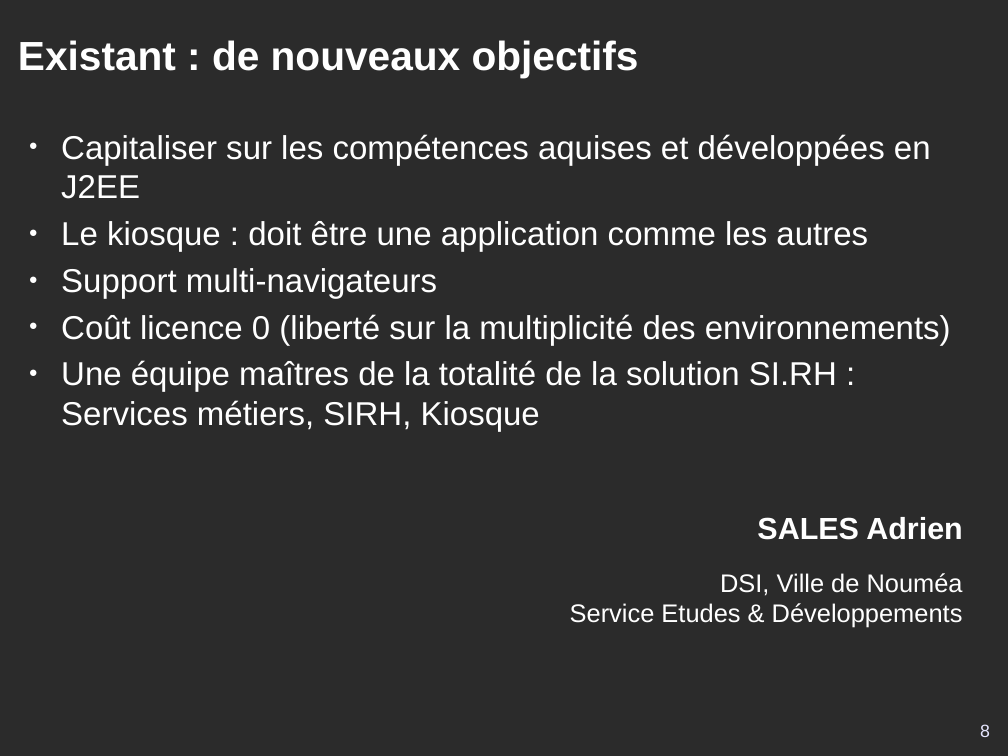
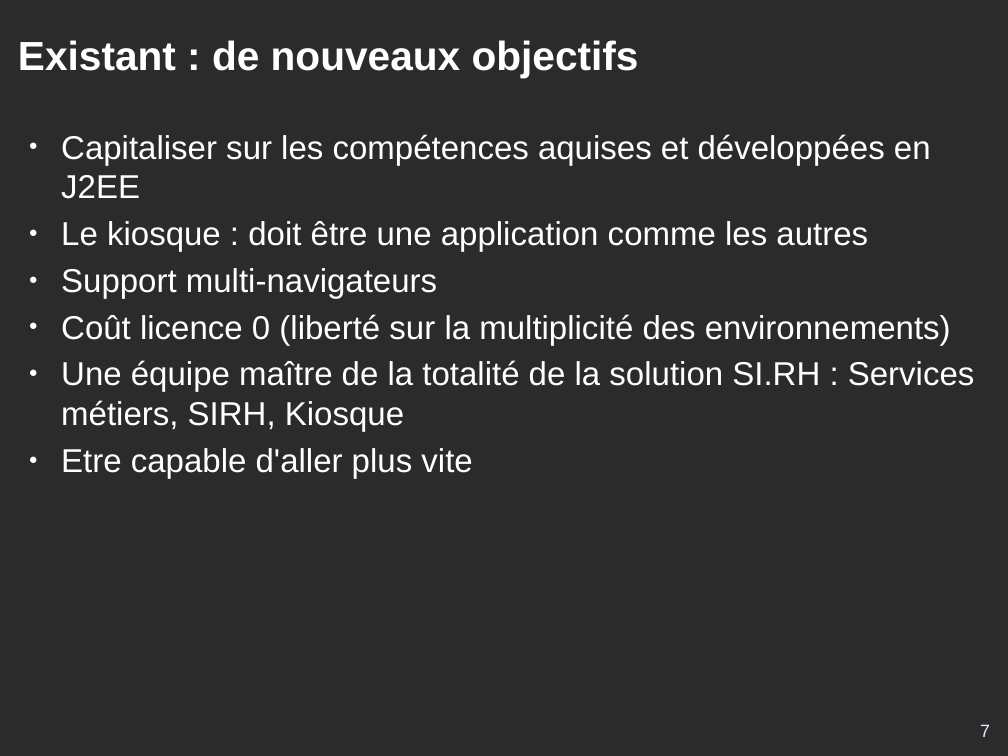
Before and after one commit to DSI-Ville-Noumea/sirh-kiosque-j2ee-old, a slide deck: slide 7 of src/site/resources/Kiosque_RH_J2EE_11021.odp (slide 8 before the commit). Drawn at 1008x756 pixels with LibreOffice and Linux fonts; fonts in the diff are those of the drawing; background and template pictures are left out; a plain dark background stands for a picture behind light text. Boxes give left, top, right and bottom in pixels: in the first picture for what was removed or moved away, otherwise in the second. Text is boxed around its words. In the diff, an @@ line names an element or a change of style, - is before the commit and + after.

```diff
--- a/src/site/resources/Kiosque_RH_J2EE_11021.odp
+++ b/src/site/resources/Kiosque_RH_J2EE_11021.odp
@@ text at <box>61,360,975,478</box>: text changed @@
-● Une équipe maîtres de la totalité de la solution SI.RH : Services métiers, SIRH, Kiosque
+● Une équipe maître de la totalité de la solution SI.RH : Services métiers, SIRH, Kiosque
+● Etre capable d'aller plus vite
@@ text removed at <box>570,517,963,628</box> @@
-SALES Adrien
-DSI, Ville de Nouméa
-Service Etudes & Développements
@@ page number at <box>980,724,990,737</box>: text changed @@
-8
+7
```
Also in this commit, not shown: 21 other slides changed, 3 slides added, 2 slides removed.
